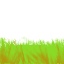
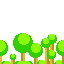
The second 64×64 image is a revision of the first. Changes to its layers:
showed "Layer 2", painted on it over box(0, 33, 64, 64)
added layer "Layer 3" above "Layer 1" over box(0, 33, 64, 64)
hid "Layer 1" over box(0, 33, 64, 64)
